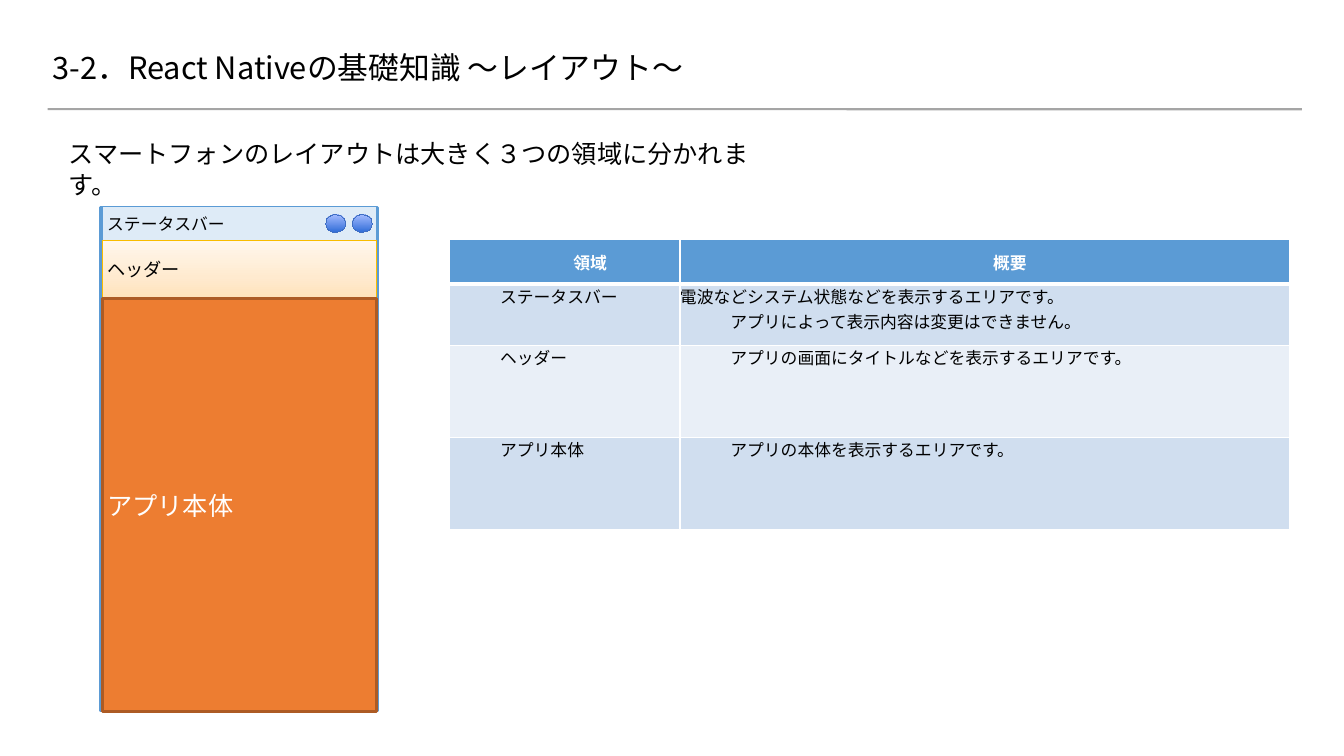
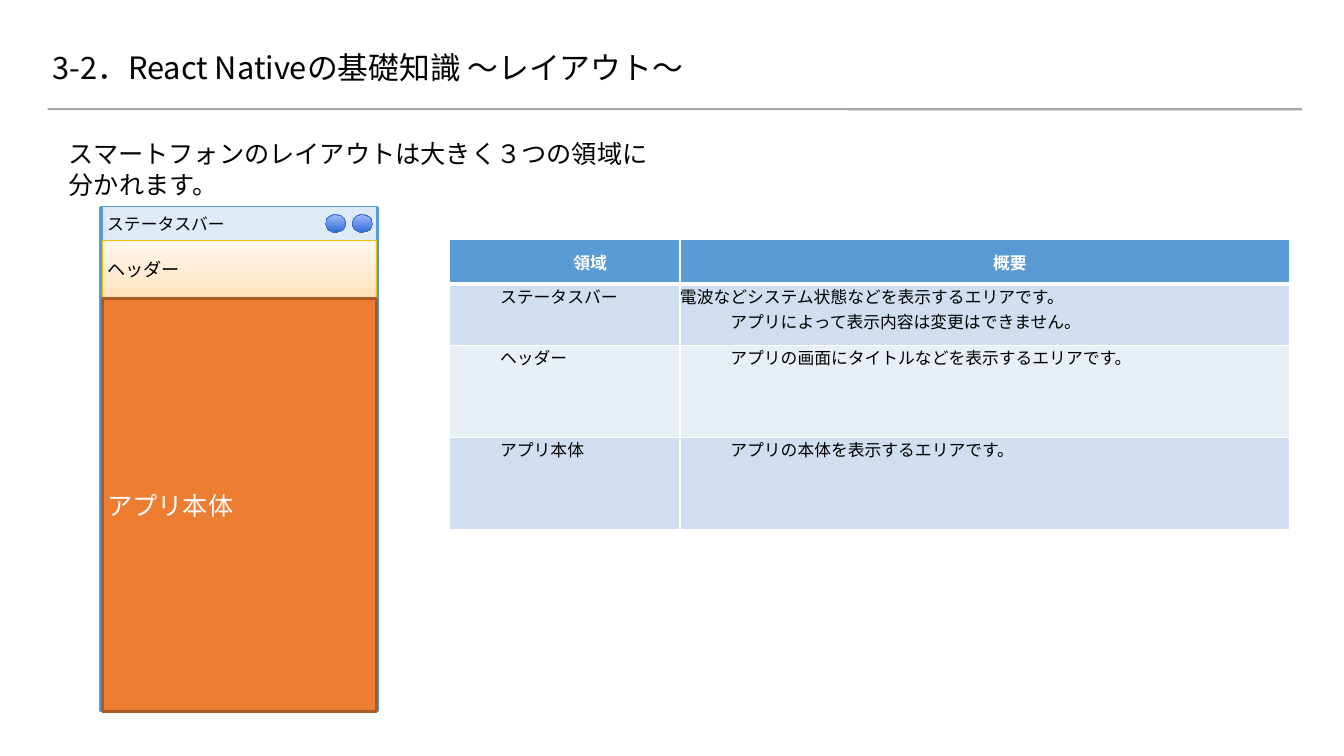
Before and after one commit to 2018SYSTEMI34/diary, a slide deck: slide 6 of doc/02_SlideShare/01.ネタ/３_ReactNative基礎知識/react-native.pptx. Drawn at 1344x756 pixels with LibreOffice and Linux fonts; fonts in the diff are those of the drawing; background and template pictures are left out. Boxes give left, top, right and bottom in pixels: in the first picture for what was removed or moved away, otherwise in the second. Text is boxed around its words. In the diff, an @@ line names an element or a change of style, - is before the commit and + after.

```diff
--- a/doc/02_SlideShare/01.ネタ/３_ReactNative基礎知識/react-native.pptx
+++ b/doc/02_SlideShare/01.ネタ/３_ReactNative基礎知識/react-native.pptx
@@ text "スマートフォンのレイアウトは大きく３つの領域に分かれます。" at bbox=[69, 142, 648, 196]: font Arial to Noto Sans CJK JP @@
```
Also in this commit, not shown: 14 other slides changed, 1 slide removed.
